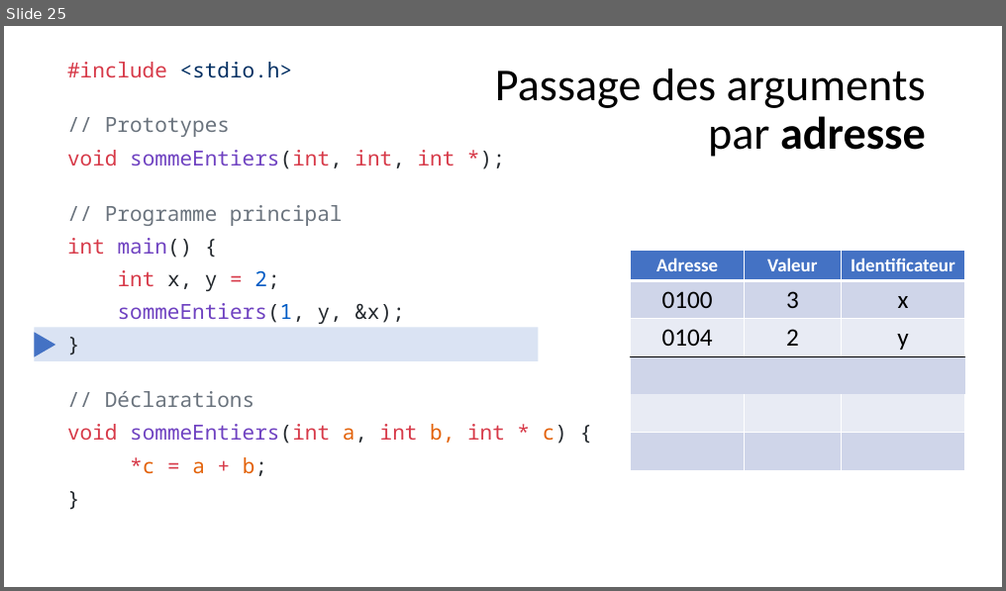
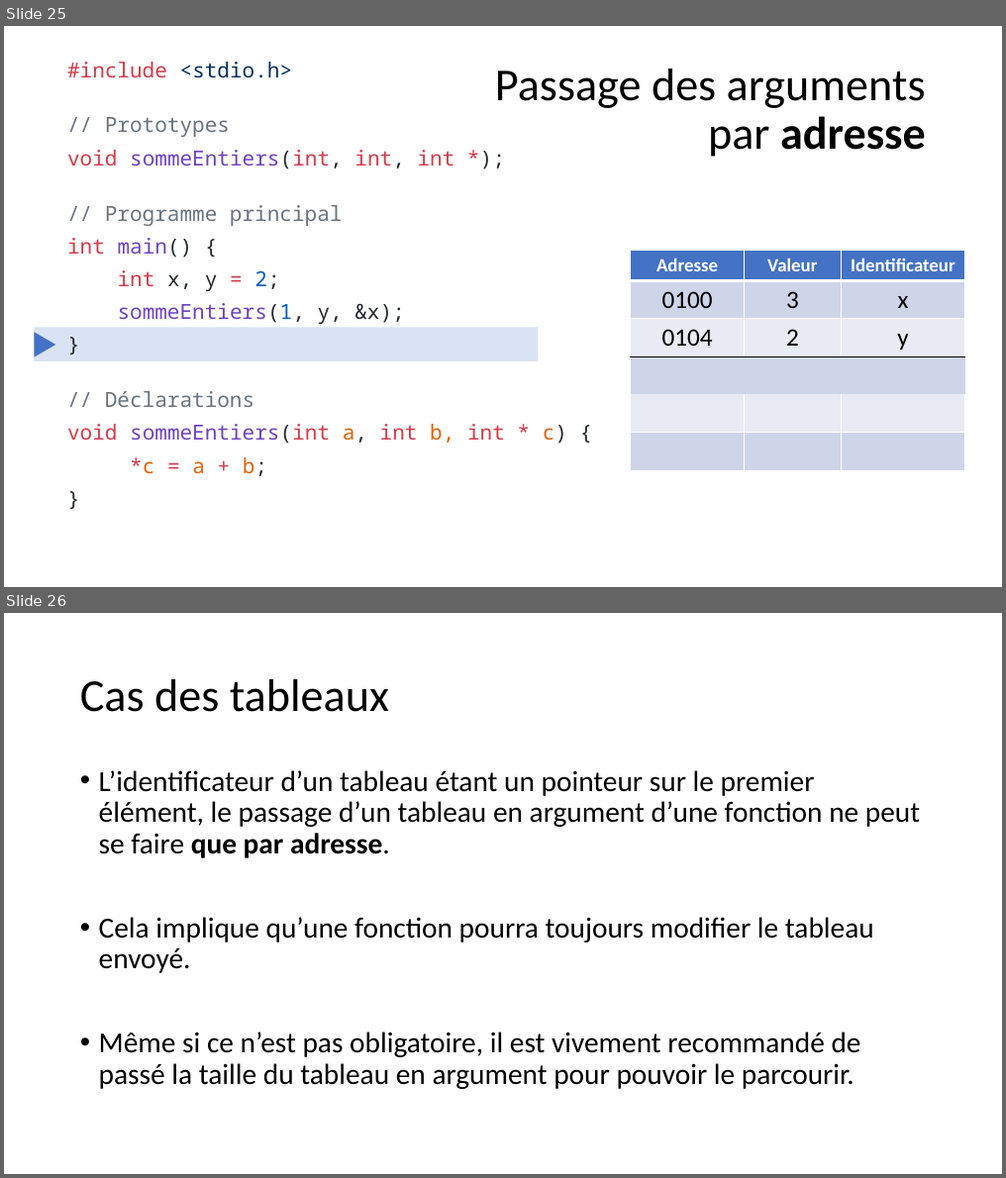
Before and after one commit to Firestorm49/bts-1, a slide deck: 02_C/05_Fonctions/Fonctions.pptx. Shown one above the other, each under a label of ours: slide 25 before the commit, slides 25 and 26 after it. The pictures are 1006x591 and 1006x1178 pixels, drawn with LibreOffice and Linux fonts; fonts in the diff are those of the drawing. Boxes give left, top, right and bottom in pixels: in the first picture for what was removed or moved away, otherwise in the second. Text is boxed around its words. In the diff, an @@ line names an element or a change of style, - is before the commit and + after.

Commit message:
fonctions et arguments

```diff
--- a/02_C/05_Fonctions/Fonctions.pptx
+++ b/02_C/05_Fonctions/Fonctions.pptx
@@ slide 26 added at [4, 613, 1002, 1174], background #FFFFFF @@
@@ title added at [80, 679, 389, 712], 44 pt, text #000000 @@
+Cas des tableaux
@@ text added at [99, 770, 920, 1089], 28 pt, text #000000 @@
+• L’identificateur d’un tableau étant un pointeur sur le premier élément, le passage d’un tableau en argument d’une fonction ne peut se faire que par adresse.
+• Cela implique qu’une fonction pourra toujours modifier le tableau envoyé.
+• Même si ce n’est pas obligatoire, il est vivement recommandé de passé la taille du tableau en argument pour pouvoir le parcourir.
```
Also in this commit, not shown: 2 other slides added, 1 other file.
